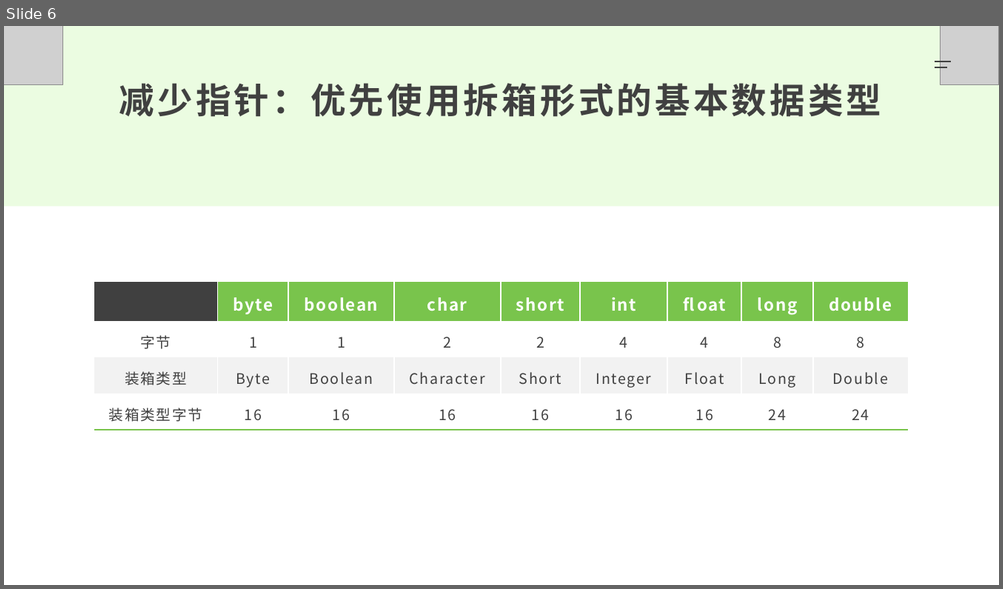
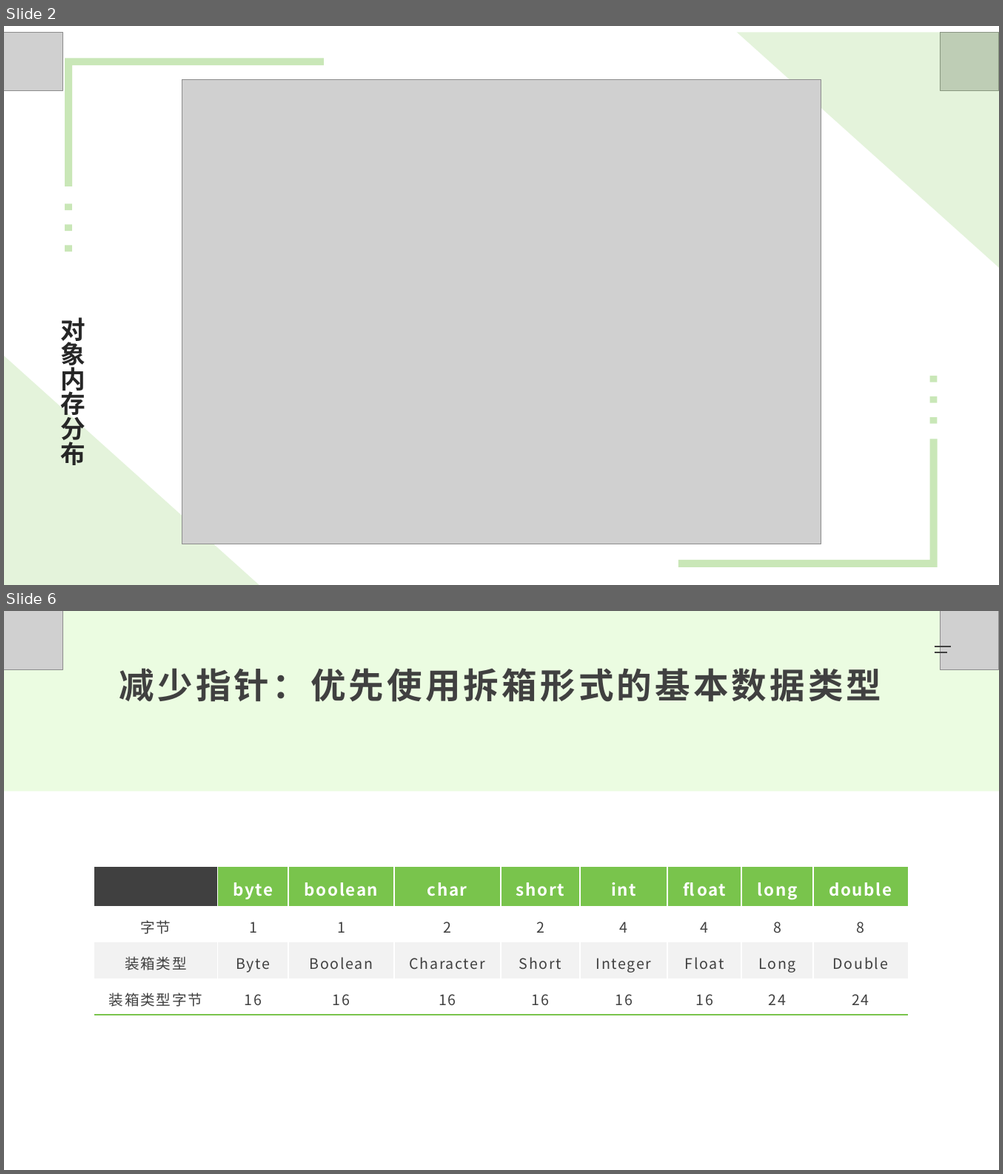
Before and after one commit to JiangJibo/project, a slide deck: web/src/main/resources/Java内存优化分享.pptx. Shown one above the other, each under a label of ours: slide 6 before the commit, slides 2 and 6 after it; the slides between them are not shown. The pictures are 1003x589 and 1003x1174 pixels, drawn with LibreOffice and Linux fonts; fonts in the diff are those of the drawing; grey boxes stand for pictures. Boxes give left, top, right and bottom in pixels: in the first picture for what was removed or moved away, otherwise in the second. Text is boxed around its words. In the diff, an @@ line names an element or a change of style, - is before the commit and + after.

```diff
--- a/web/src/main/resources/Java内存优化分享.pptx
+++ b/web/src/main/resources/Java内存优化分享.pptx
@@ slide 2 added at <box>4,26,999,585</box>, background #FFFFFF @@
@@ picture added at <box>4,32,63,91</box> @@
@@ right triangle added at <box>737,32,999,268</box>, fill #79C44C at 20% opacity @@
@@ picture added at <box>940,32,999,91</box> @@
@@ freeform shape added at <box>65,58,324,187</box>, fill #C9E7B7 @@
@@ picture added at <box>182,80,820,545</box> @@
@@ rectangle added at <box>65,204,73,210</box>, fill #C9E7B7 @@
@@ rectangle added at <box>65,224,73,231</box>, fill #C9E7B7 @@
@@ rectangle added at <box>65,245,73,252</box>, fill #C9E7B7 @@
@@ text added at <box>61,318,86,466</box>, 24 pt, text #262626, bold @@
+对象内存分布
@@ right triangle added at <box>4,356,266,585</box>, fill #79C44C at 20% opacity @@
@@ rectangle added at <box>930,376,937,383</box>, fill #C9E7B7 @@
@@ rectangle added at <box>930,397,937,403</box>, fill #C9E7B7 @@
@@ rectangle added at <box>930,417,937,424</box>, fill #C9E7B7 @@
@@ freeform shape added at <box>678,440,937,568</box>, fill #C9E7B7 @@
```
Also in this commit, not shown: 9 slides changed, 2 other slides added, 4 slides removed, 2 other files.
